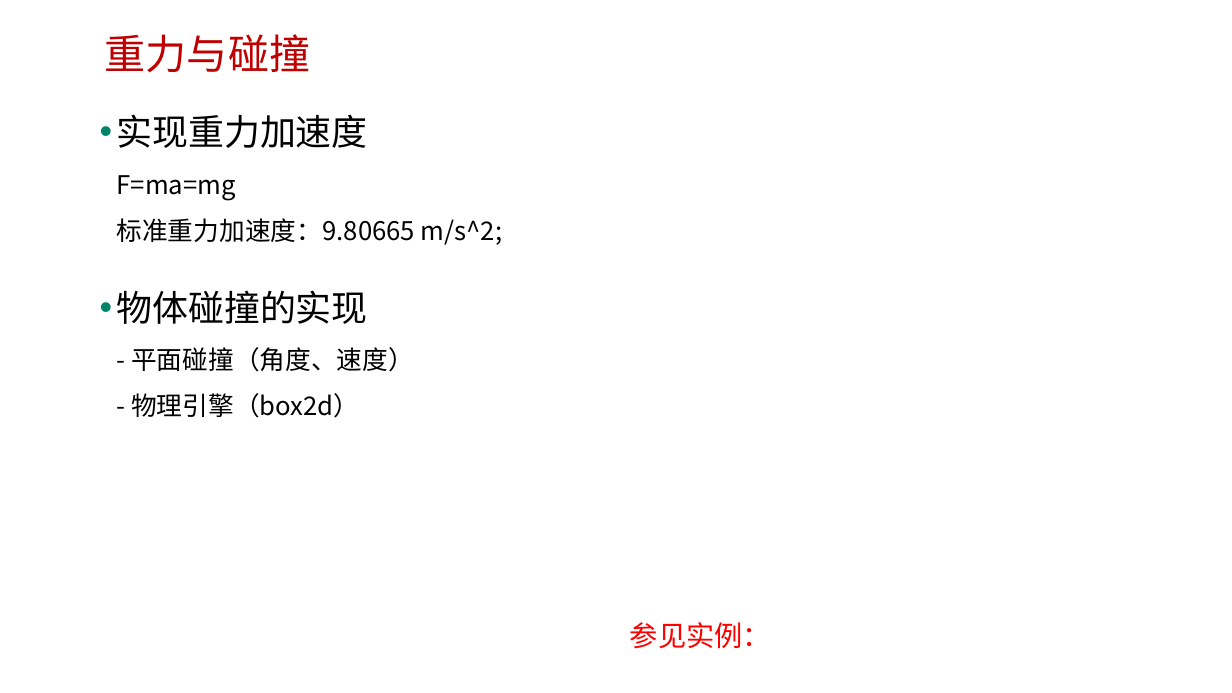
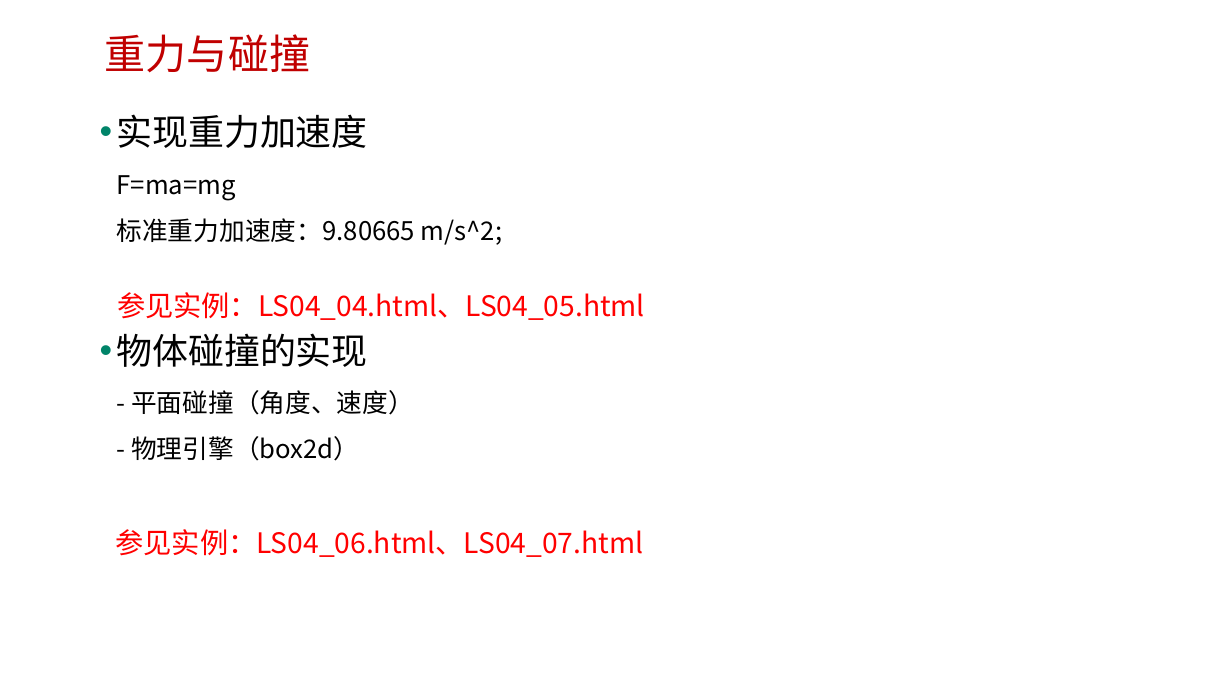
Before and after one commit to edu2act/course-H5-Animation-and-Game-Development, a slide deck: slide 10 of 课程PPT/（04）H5 Canvas动画.pptx. Drawn at 1232x693 pixels with LibreOffice and Linux fonts; fonts in the diff are those of the drawing; background and template pictures are left out. Boxes give left, top, right and bottom in pixels: in the first picture for what was removed or moved away, otherwise in the second. Text is boxed around its words. In the diff, an @@ line names an element or a change of style, - is before the commit and + after.

```diff
--- a/课程PPT/（04）H5 Canvas动画.pptx
+++ b/课程PPT/（04）H5 Canvas动画.pptx
@@ text "实现重力加速度 F=ma=mg 标准重力加速度：9.80665 m/s^2;" rewrapped from <box>117,114,503,418</box> to <box>117,114,503,461</box> @@
@@ text added at <box>117,292,645,320</box>, 22 pt, text #FF0000 @@
+参见实例：LS04_04.html、LS04_05.html
@@ text added at <box>115,529,643,557</box>, 22 pt, text #FF0000 @@
+参见实例：LS04_06.html、LS04_07.html
@@ text removed at <box>630,622,771,649</box> @@
-参见实例：
```
Also in this commit, not shown: 3 other slides changed.
